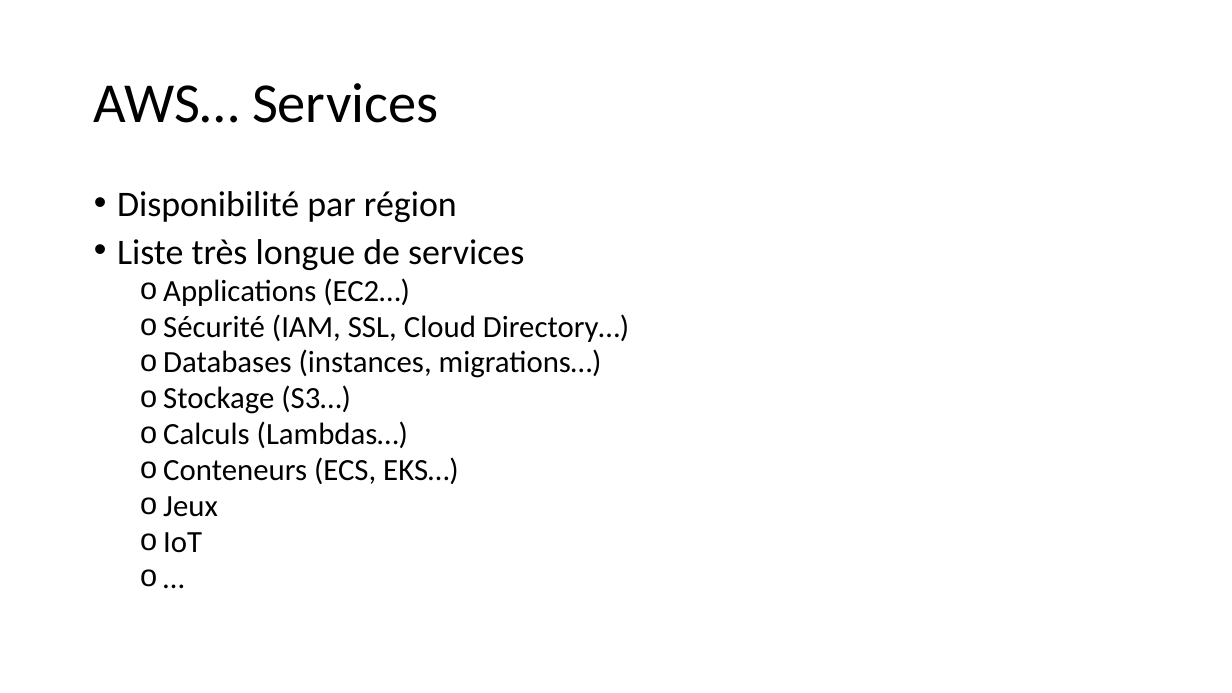
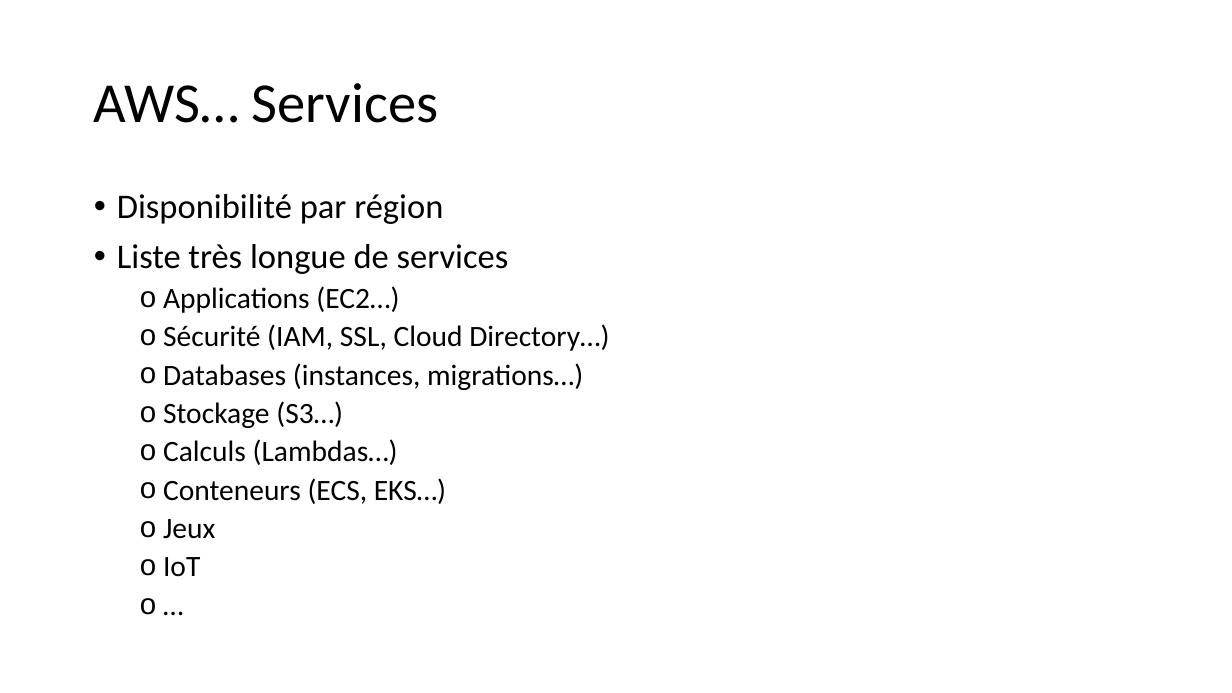
Before and after one commit to aymendr/aws, a slide deck: slide 8 of cours_aws.pptx. Drawn at 1232x693 pixels with LibreOffice and Linux fonts; fonts in the diff are those of the drawing. Boxes give left, top, right and bottom in pixels: in the first picture for what was removed or moved away, otherwise in the second. Text is boxed around its words. In the diff, an @@ line names an element or a change of style, - is before the commit and + after.

Commit message:
update

```diff
--- a/cours_aws.pptx
+++ b/cours_aws.pptx
@@ text "Disponibilité par région" at <box>117,194,609,577</box>: size 28 to 26.9 pt in "Disponibilité par région", "Liste très longue de services"; size 24 to 23 pt in "Applications (EC2…)", "Sécurité (IAM, SSL, Cloud Directory…)", "Databases (instances, migrations…)", "Stockage (S3…)" and 5 more places; line spacing 0.8 to 0.9 @@
```
Also in this commit, not shown: 4 other slides changed, 3 slides added.
